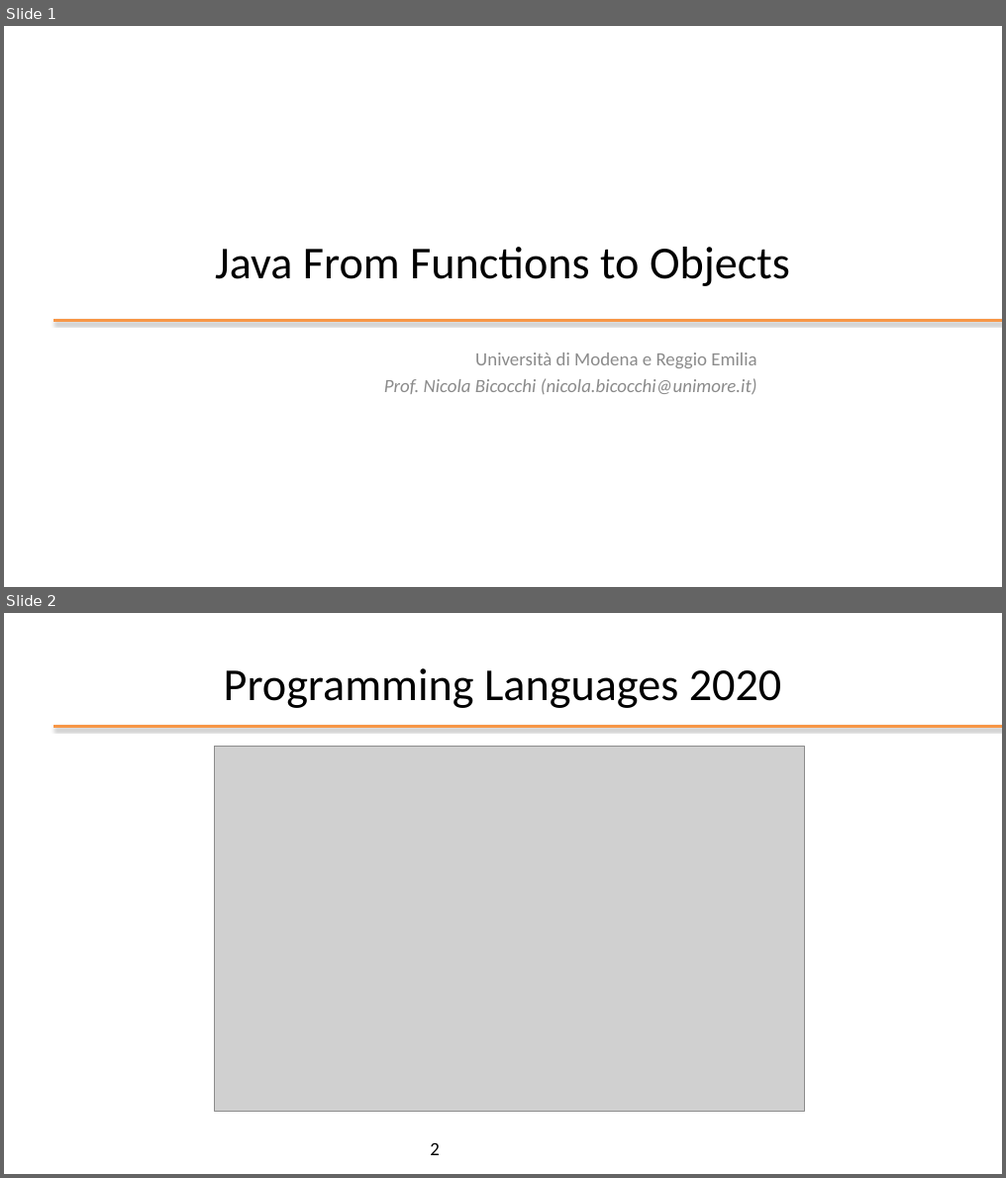
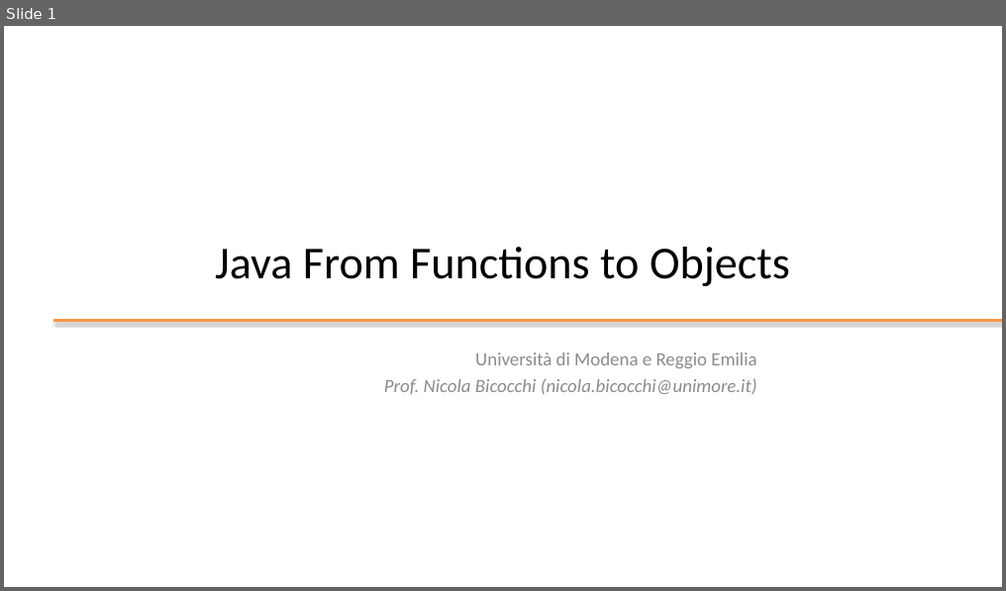
Before and after one commit to plctechnician/ooprogramming, a slide deck: java/slides/ppt/01 - Java From Functions to Objects.pptx. Shown one above the other, each under a label of ours: slides 1 and 2 before the commit, slide 1 after it. The pictures are 1006x1178 and 1006x591 pixels, drawn with LibreOffice and Linux fonts; fonts in the diff are those of the drawing; grey boxes stand for pictures; background and template pictures are left out. Boxes give left, top, right and bottom in pixels: in the first picture for what was removed or moved away, otherwise in the second. Text is boxed around its words. In the diff, an @@ line names an element or a change of style, - is before the commit and + after.

```diff
--- a/java/slides/ppt/01 - Java From Functions to Objects.pptx
+++ b/java/slides/ppt/01 - Java From Functions to Objects.pptx
@@ slide 2 removed at bbox=[4, 613, 1002, 1174], background #FFFFFF @@
@@ title removed at bbox=[224, 668, 782, 708] @@
-Programming Languages 2020
@@ line removed from (54, 727) to (1002, 727) @@
@@ picture removed at bbox=[214, 747, 804, 1111] @@
@@ page number removed at bbox=[430, 1143, 440, 1156] @@
-2
```
Also in this commit, not shown: 4 slides changed, 5 slides added, 2 other slides removed.
